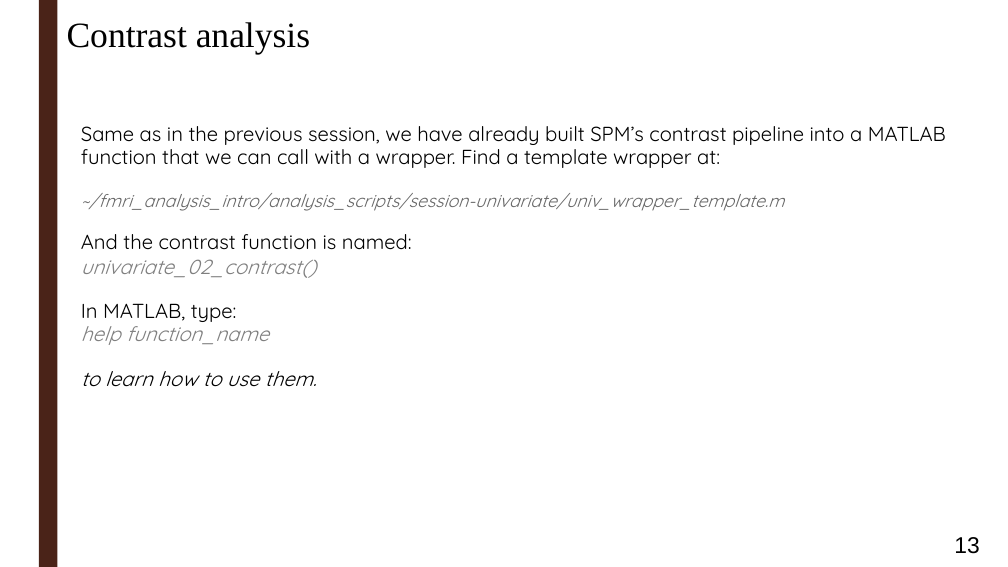
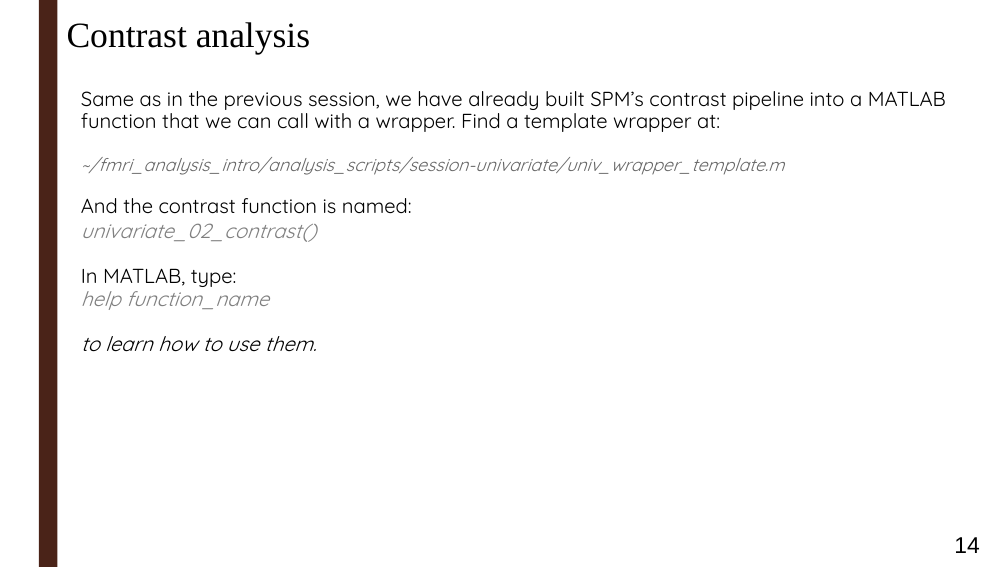
Before and after one commit to ortiztud/fmri_analysis_intro, a slide deck: slide 14 of slides/slides_session-3_hands-on.ppt (slide 13 before the commit). Drawn at 1008x567 pixels with LibreOffice and Linux fonts; fonts in the diff are those of the drawing; background and template pictures are left out. Boxes give left, top, right and bottom in pixels: in the first picture for what was removed or moved away, otherwise in the second. Text is boxed around its words. In the diff, an @@ line names an element or a change of style, - is before the commit and + after.

Commit message:
updata slides session 4

```diff
--- a/slides/slides_session-3_hands-on.ppt
+++ b/slides/slides_session-3_hands-on.ppt
@@ text "Same as in the previous ...": place and size @@
-text "Same as in the previous ..." at [81, 126, 946, 387]
+text "Same as in the previous ..." at [81, 91, 946, 352]
@@ page number at [954, 537, 979, 553]: text changed @@
-13
+14
```
Also in this commit, not shown: 10 other slides changed, 1 slide added, 2 other files.
